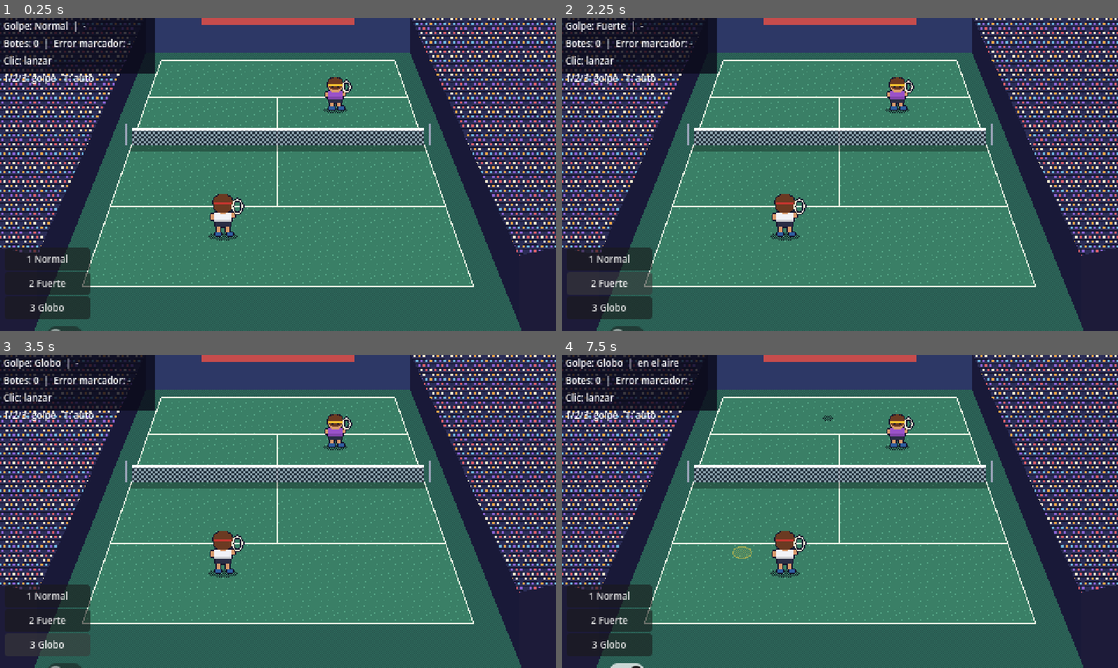
Above: before the commit, frames 1-4 (two rows, left to right).
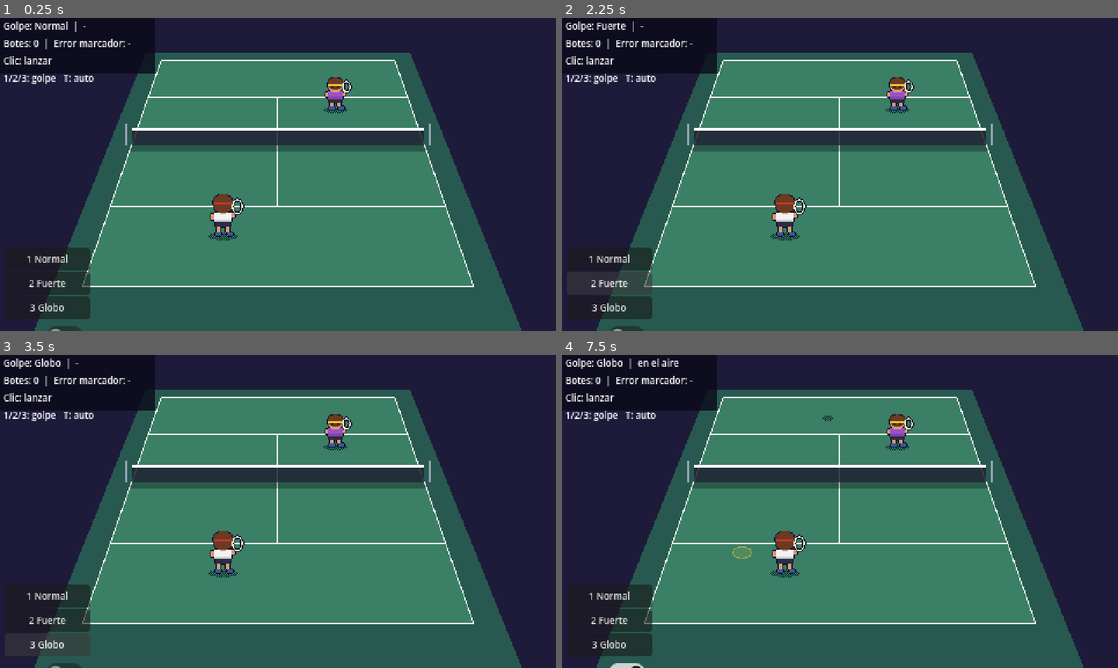
Above: after the commit, the same moments.

Repository: xNeku/Don-Tennis
Game: Godot game, scene res://scenes/pruebas/Fase0_25D.tscn
Same seed, same stepped clock (60 frames per second), same inputs: the game is played once before the commit and once after it.
Inputs (mouse positions are in pixels of both pictures, inside the frame that each line leads up to):
- Up to frame 1 (0.25 s): no input
- Up to frame 2 (2.25 s): click "1 Normal" at 0.5 s; click "1 Normal" at 1.25 s; click "2 Fuerte" at 2 s
- Up to frame 3 (3.5 s): click "3 Globo" at 2.75 s
- Up to frame 4 (7.5 s): click "2 Fuerte" at 3.5 s; click "3 Globo" at 4.25 s; click "1 Normal" at 5 s; click "2 Fuerte" at 5.75 s; click "3 Globo" at 6.5 s; tap Enter at 7.25 s; move the mouse to (962, 495) at 7.27 s; hold T (pruebas_auto) from 7.28 s (still down)

The runs differ from the first frame. In frame 1, 24% of the frame differs, in the area x 0-100%, y 0-85%; in frame 2, 24%; in frame 3, 24%; in frame 4, 24%.

Commit message:
fase 0: escenario minimalista, sin público ni gradas
- Pista25D sin gradas, pancarta ni público; se borra trama_gradas
- GDD: primer escenario minimalista y tranquilo, público aparcado
- IDEAS: público y gradas para escenarios posteriores

Co-Authored-By: Claude Sonnet 5.5 <noreply@anthropic.com>
Claude-Session: https://claude.ai/code/session_019rcxv5nUiwCP3epJLF2DMN

Diff:
--- a/scenes/Pista25D.tscn
+++ b/scenes/Pista25D.tscn
@@ -1,10 +1,9 @@
-[gd_scene load_steps=6 format=3]
+[gd_scene load_steps=5 format=3]
 
 [ext_resource type="Script" path="res://scripts/mundo/pista_25d.gd" id="1_pista"]
 [ext_resource type="Texture2D" path="res://art/placeholder/trama_red.png" id="2_red"]
-[ext_resource type="Texture2D" path="res://art/placeholder/trama_gradas.png" id="3_gradas"]
-[ext_resource type="Texture2D" path="res://art/placeholder/trama_cancha.png" id="4_cancha"]
-[ext_resource type="Texture2D" path="res://art/placeholder/trama_suelo.png" id="5_suelo"]
+[ext_resource type="Texture2D" path="res://art/placeholder/trama_cancha.png" id="3_cancha"]
+[ext_resource type="Texture2D" path="res://art/placeholder/trama_suelo.png" id="4_suelo"]
 
 [node name="Pista" type="Node2D"]
 script = ExtResource("1_pista")
@@ -18,51 +17,13 @@
 polygon = PackedVector2Array(0, 0, 480, 0, 480, 270, 0, 270)
 color = Color(0.114, 0.106, 0.227, 1.0)
 
-[node name="Gradas" type="Node2D" parent="."]
-
-[node name="GradaFondo" type="Polygon2D" parent="Gradas"]
-polygon = PackedVector2Array(10, 30, 470, 30, 470, -30, 10, -30)
-color = Color(0.18, 0.22, 0.4, 1.0)
-
-[node name="Pancarta" type="Polygon2D" parent="Gradas"]
-polygon = PackedVector2Array(174, 6, 306, 6, 306, -14, 174, -14)
-color = Color(0.78, 0.3, 0.3, 1.0)
-
-[node name="GradaIzqFrente" type="Polygon2D" parent="Gradas"]
-polygon = PackedVector2Array(126, 30, 32, 264, 32, 205, 126, -2)
-color = Color(0.1, 0.1, 0.22, 1.0)
-
-[node name="GradaIzqAsientos" type="Polygon2D" parent="Gradas"]
-polygon = PackedVector2Array(126, -2, 32, 205, -160, 163, 21, -25)
-color = Color(0.17, 0.18, 0.34, 1.0)
-
-[node name="PublicoIzq" type="Polygon2D" parent="Gradas"]
-texture_repeat = 2
-texture = ExtResource("3_gradas")
-polygon = PackedVector2Array(126, -2, 32, 205, -160, 163, 21, -25)
-uv = PackedVector2Array(126, -2, 32, 205, -160, 163, 21, -25)
-
-[node name="GradaDerFrente" type="Polygon2D" parent="Gradas"]
-polygon = PackedVector2Array(354, 30, 448, 264, 448, 205, 354, -2)
-color = Color(0.1, 0.1, 0.22, 1.0)
-
-[node name="GradaDerAsientos" type="Polygon2D" parent="Gradas"]
-polygon = PackedVector2Array(354, -2, 448, 205, 640, 163, 459, -25)
-color = Color(0.17, 0.18, 0.34, 1.0)
-
-[node name="PublicoDer" type="Polygon2D" parent="Gradas"]
-texture_repeat = 2
-texture = ExtResource("3_gradas")
-polygon = PackedVector2Array(354, -2, 448, 205, 640, 163, 459, -25)
-uv = PackedVector2Array(354, -2, 448, 205, 640, 163, 459, -25)
-
 [node name="Suelo" type="Polygon2D" parent="."]
 polygon = PackedVector2Array(126, 30, 354, 30, 455, 281, 25, 281)
 color = Color(0.18, 0.4, 0.35, 1.0)
 
 [node name="SueloTrama" type="Polygon2D" parent="."]
-texture_repeat = 2
-texture = ExtResource("5_suelo")
+texture_repeat = 1
+texture = ExtResource("4_suelo")
 polygon = PackedVector2Array(126, 30, 354, 30, 455, 281, 25, 281)
 uv = PackedVector2Array(126, 30, 354, 30, 455, 281, 25, 281)
 
@@ -71,8 +32,8 @@
 color = Color(0.231, 0.5, 0.4, 1.0)
 
 [node name="CanchaTrama" type="Polygon2D" parent="."]
-texture_repeat = 2
-texture = ExtResource("4_cancha")
+texture_repeat = 1
+texture = ExtResource("3_cancha")
 polygon = PackedVector2Array(139, 37, 341, 37, 409, 232, 71, 232)
 uv = PackedVector2Array(139, 37, 341, 37, 409, 232, 71, 232)
 
@@ -120,7 +81,7 @@
 color = Color(0, 0, 0, 0.3)
 
 [node name="Malla" type="Polygon2D" parent="Red"]
-texture_repeat = 2
+texture_repeat = 1
 texture = ExtResource("2_red")
 polygon = PackedVector2Array(114, 110, 366, 110, 366, 96, 114, 96)
 uv = PackedVector2Array(114, 110, 366, 110, 366, 96, 114, 96)
Binary file removed: art/placeholder/trama_gradas.png
Not shown, removed: art/placeholder/trama_gradas.png.import
Not shown, changed: docs/GDD.md
Not shown, changed: docs/IDEAS.md
